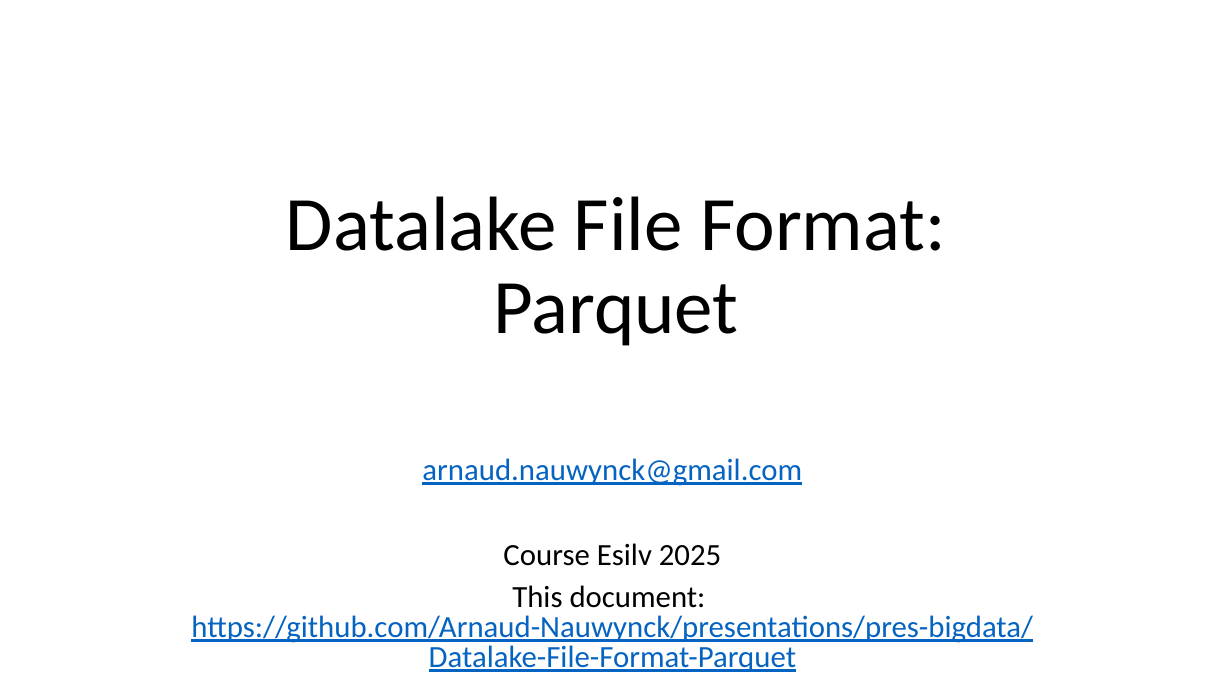
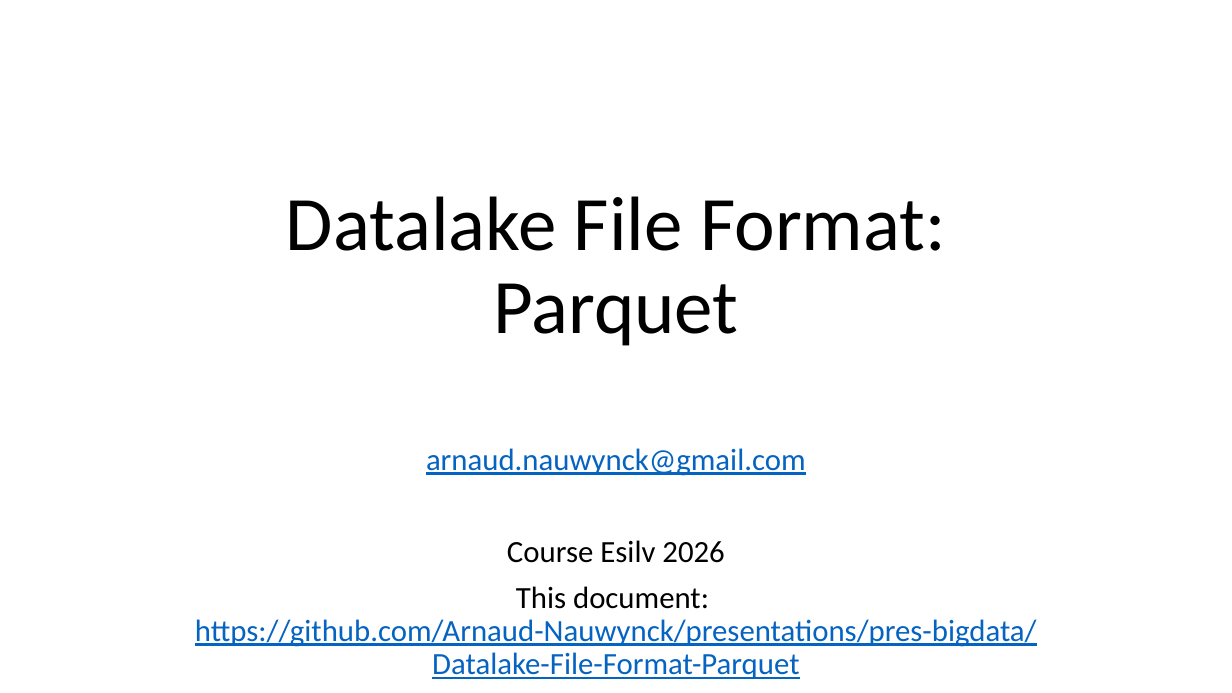
Before and after one commit to Arnaud-Nauwynck/presentations, a slide deck: slide 1 of pres-bigdata/8-Datalake-File-Format-Parquet.pptx. Drawn at 1232x693 pixels with LibreOffice and Linux fonts; fonts in the diff are those of the drawing. Boxes give left, top, right and bottom in pixels: in the first picture for what was removed or moved away, otherwise in the second. Text is boxed around its words. In the diff, an @@ line names an element or a change of style, - is before the commit and + after.

```diff
--- a/pres-bigdata/8-Datalake-File-Format-Parquet.pptx
+++ b/pres-bigdata/8-Datalake-File-Format-Parquet.pptx
@@ subtitle "arnaud.nauwynck@gmail.com": place and size @@
-subtitle "arnaud.nauwynck@gmail.com" at [191,458,1033,672]
+subtitle "arnaud.nauwynck@gmail.com" at [195,448,1037,679]
@@ subtitle at [195,448,1037,679]: line spacing 0.8 to 0.9 @@
@@ subtitle at [507,540,724,563]: text changed @@
-Course Esilv 2025
+Course Esilv 2026
```
Also in this commit, not shown: 46 other slides changed, 8 slides added, 22 other files.
